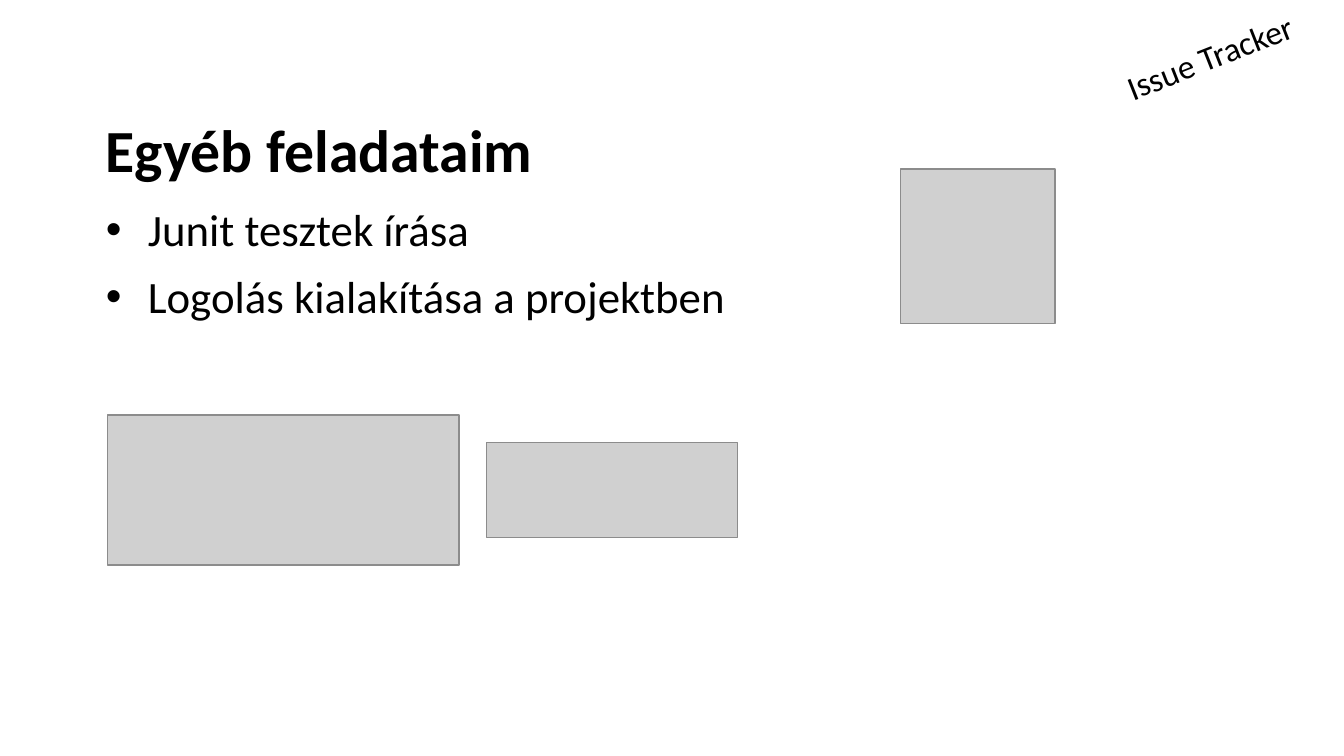
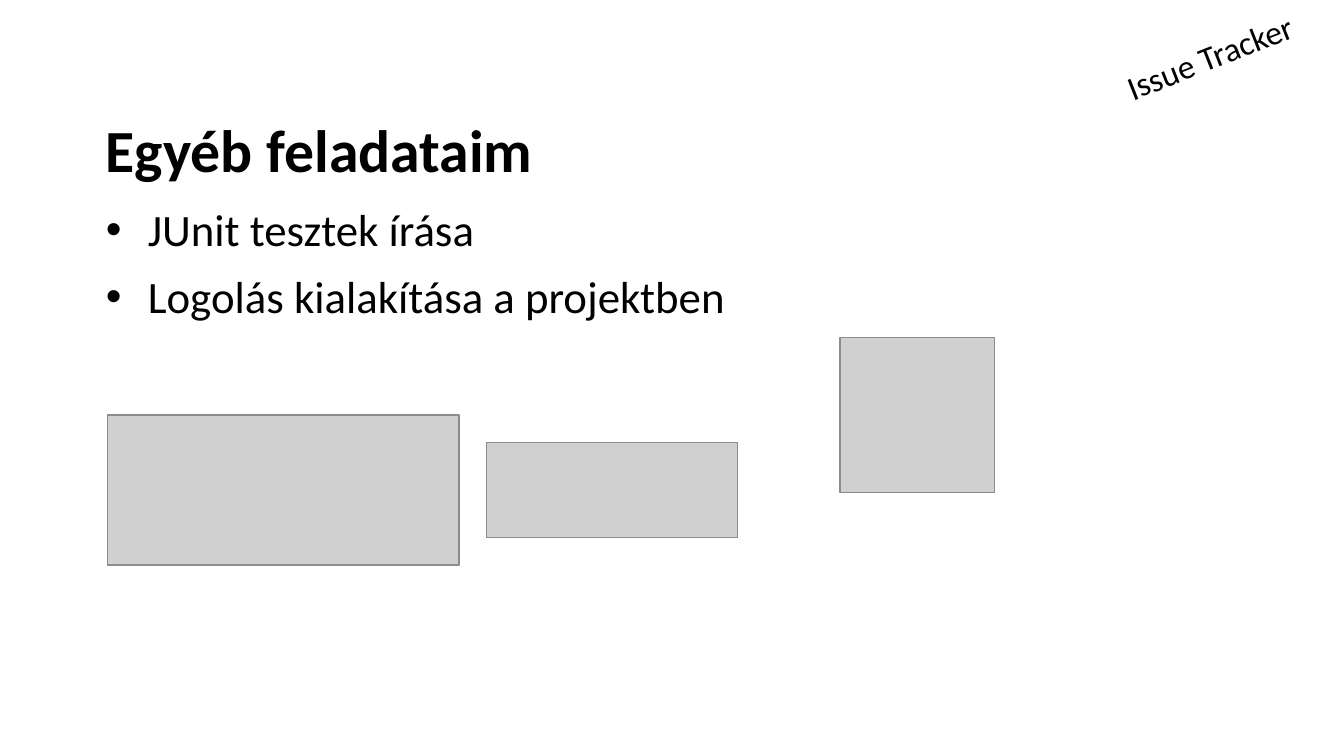
Before and after one commit to schonherz-java-ee-2016-q4/project, a slide deck: slide 6 of presentation/IssueTracker/KirályDávid/KiralyDavid.pptx (slide 7 before the commit). Drawn at 1344x756 pixels with LibreOffice and Linux fonts; fonts in the diff are those of the drawing; grey boxes stand for pictures; background and template pictures are left out. Boxes give left, top, right and bottom in pixels: in the first picture for what was removed or moved away, otherwise in the second. Text is boxed around its words. In the diff, an @@ line names an element or a change of style, - is before the commit and + after.

```diff
--- a/presentation/IssueTracker/KirályDávid/KiralyDavid.pptx
+++ b/presentation/IssueTracker/KirályDávid/KiralyDavid.pptx
@@ text at <box>148,215,474,247</box>: text changed @@
-• Junit tesztek írása
+• JUnit tesztek írása
@@ picture: place and size @@
-picture at <box>900,169,1055,324</box>
+picture at <box>840,337,995,492</box>
```
Also in this commit, not shown: 4 other slides changed, 1 slide removed.
